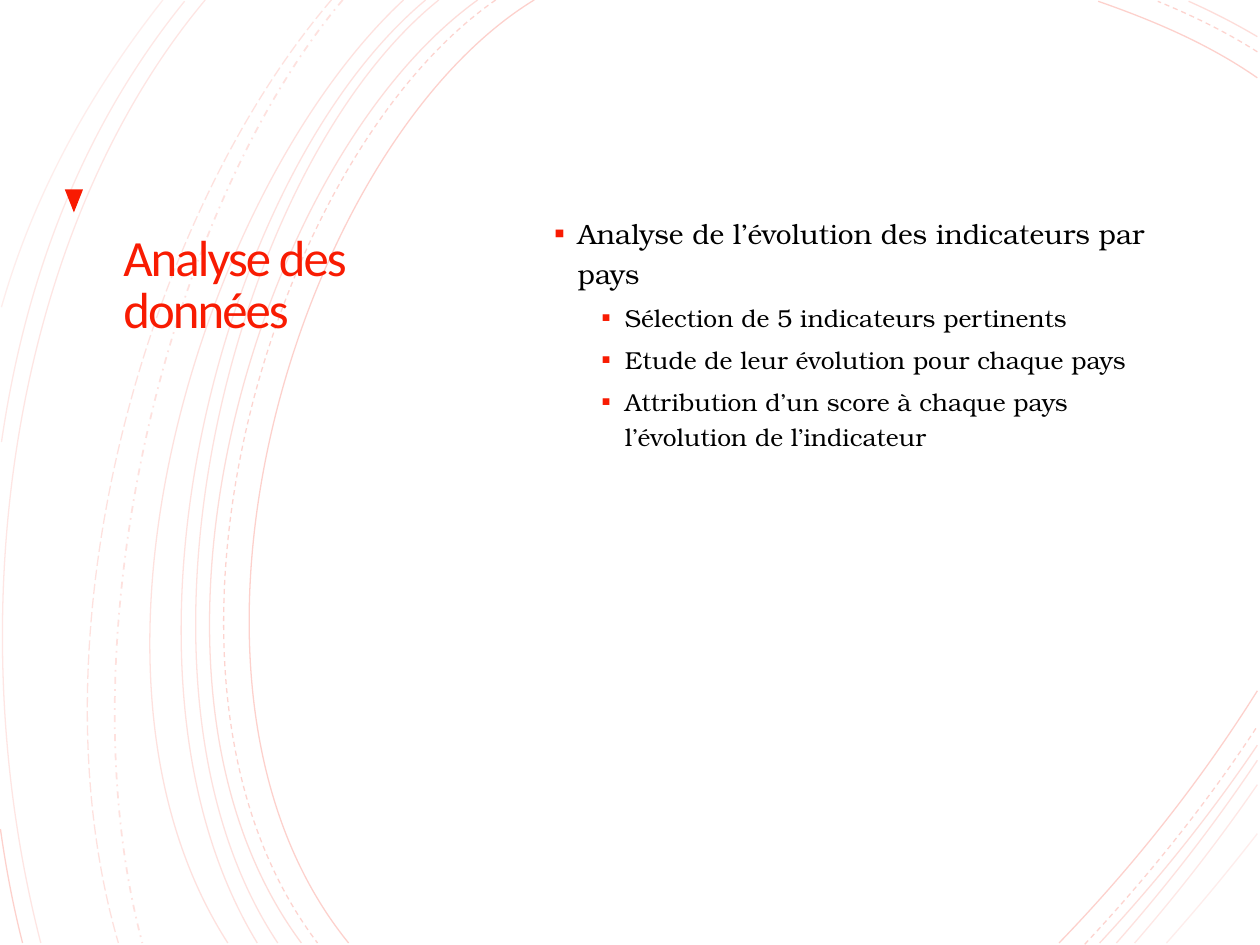
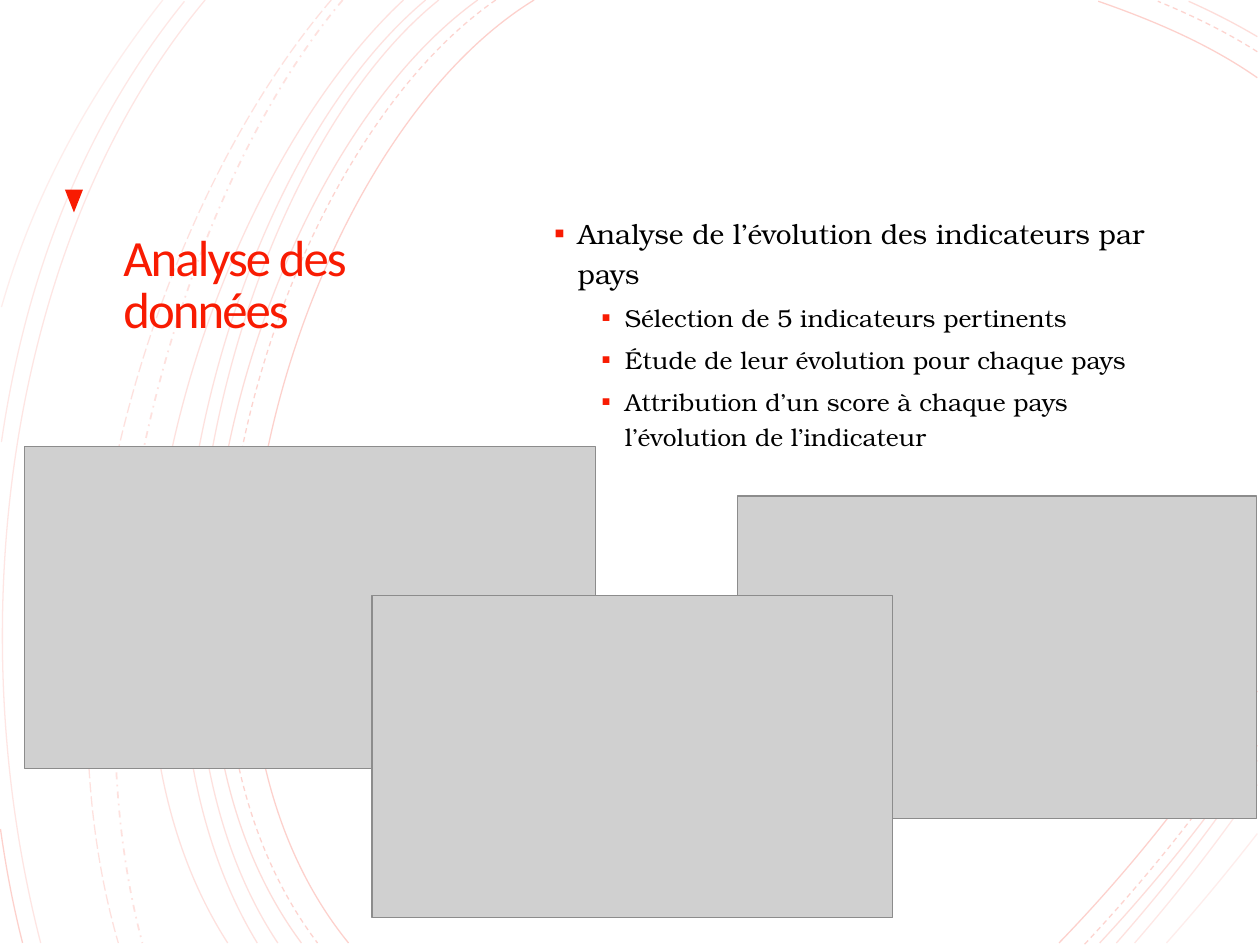
Before and after one commit to lalende/OpenClassRooms-Certification-Data-Scientist, a slide deck: slide 17 of Projet 2 - Analysez des données de systèmes éducatifs/Projet 2.pptx. Drawn at 1260x945 pixels with LibreOffice and Linux fonts; fonts in the diff are those of the drawing; grey boxes stand for pictures. Boxes give left, top, right and bottom in pixels: in the first picture for what was removed or moved away, otherwise in the second. Text is boxed around its words. In the diff, an @@ line names an element or a change of style, - is before the commit and + after.

```diff
--- a/Projet 2 - Analysez des données de systèmes éducatifs/Projet 2.pptx
+++ b/Projet 2 - Analysez des données de systèmes éducatifs/Projet 2.pptx
@@ outline #000000 0.75 pt to #000000 0.74 pt in 7 elements at (x1=105, y1=0, x2=639, y2=944), (x1=1062, y1=769, x2=1259, y2=944), (x1=63, y1=0, x2=563, y2=944), (x1=1118, y1=819, x2=1260, y2=944), (x1=63, y1=0, x2=512, y2=944), (x1=48, y1=0, x2=494, y2=944), (x1=0, y1=0, x2=464, y2=944) @@
@@ outline #000000 0.75 pt dashed to #000000 0.74 pt dashed in 3 elements at (x1=79, y1=0, x2=587, y2=944), (x1=1096, y1=801, x2=1259, y2=945), (x1=0, y1=0, x2=368, y2=944) @@
@@ outline #F81B02 0.75 pt to #F81B02 0.74 pt in 8 elements at (x1=135, y1=0, x2=534, y2=942), (x1=103, y1=0, x2=478, y2=942), (x1=1100, y1=745, x2=1257, y2=942), (x1=103, y1=0, x2=438, y2=942), (x1=1116, y1=760, x2=1257, y2=942), (x1=92, y1=0, x2=426, y2=942), (x1=50, y1=0, x2=404, y2=942), (x1=0, y1=0, x2=205, y2=942) @@
@@ freeform shape at (x1=8, y1=0, x2=383, y2=944): outline #000000 1 pt dashed to #000000 0.99 pt dashed @@
@@ freeform shape at (x1=26, y1=0, x2=330, y2=942): outline #F81B02 0.75 pt dashed to #F81B02 0.74 pt dashed @@
@@ freeform shape at (x1=62, y1=0, x2=343, y2=942): outline #F81B02 1 pt dashed to #F81B02 0.99 pt dashed @@
@@ freeform shape at (x1=116, y1=0, x2=496, y2=942): outline #F81B02 0.75 pt dashed to #F81B02 0.74 pt dashed @@
@@ text at (x1=625, y1=348, x2=1125, y2=375): text changed @@
-  ▪ Etude de leur évolution pour chaque pays
+  ▪ Étude de leur évolution pour chaque pays
@@ picture added at (x1=25, y1=446, x2=596, y2=769) @@
@@ picture added at (x1=737, y1=496, x2=1256, y2=819) @@
@@ picture added at (x1=372, y1=595, x2=892, y2=917) @@
@@ freeform shape at (x1=1060, y1=690, x2=1257, y2=942): outline #F81B02 0.75 pt to #F81B02 0.74 pt; outline redrawn @@
@@ freeform shape at (x1=1085, y1=727, x2=1257, y2=945): outline #F81B02 0.75 pt dashed to #F81B02 0.74 pt dashed; outline redrawn @@
@@ freeform shape at (x1=1135, y1=785, x2=1257, y2=944): outline #F81B02 0.75 pt to #F81B02 0.74 pt; outline redrawn @@
```
Also in this commit, not shown: 17 other slides changed, 1 other file.
